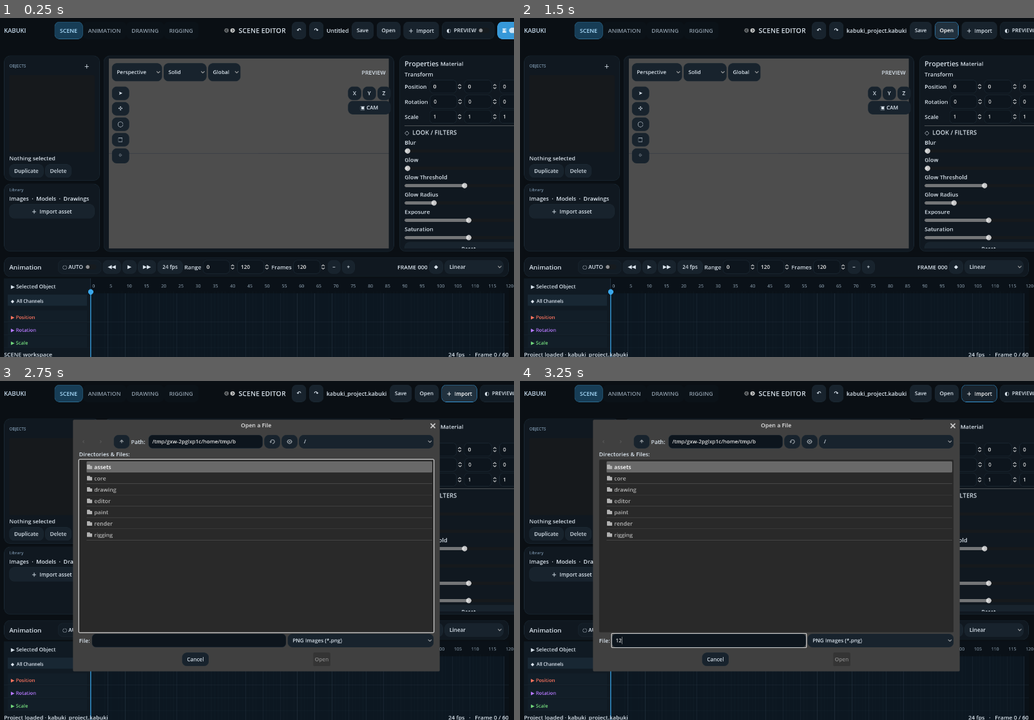
Above: before the commit, frames 1-4 (two rows, left to right).
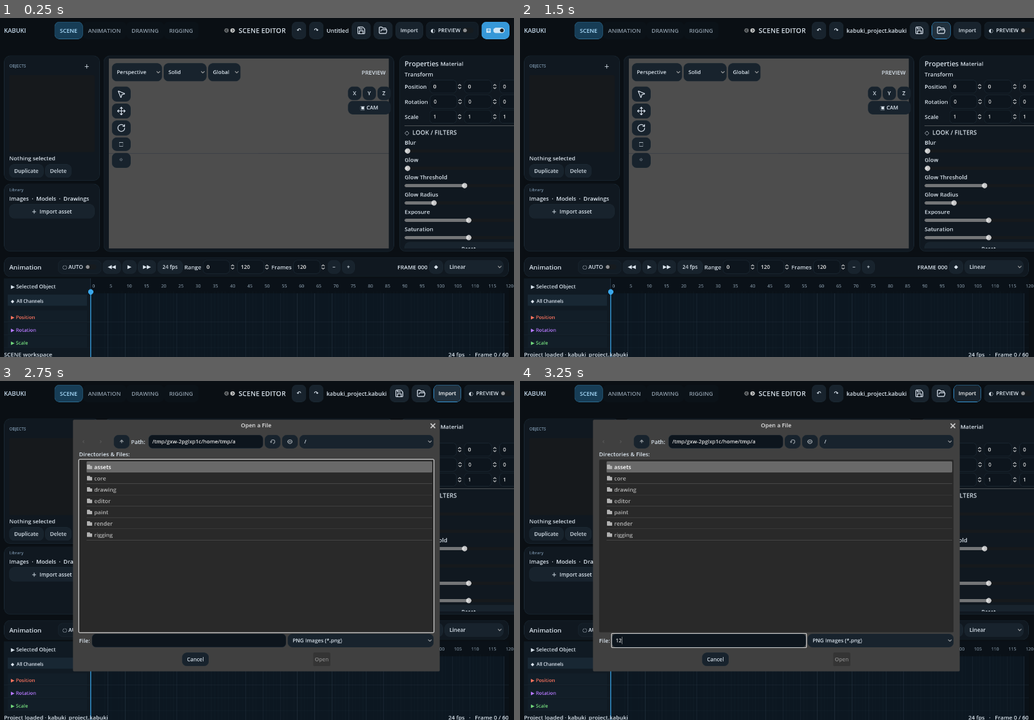
Above: after the commit, the same moments.

Repository: Onnevan/Kabuki
Game: Godot game, scene res://editor/main.tscn
Same seed, same stepped clock (60 frames per second), same inputs: the game is played once before the commit and once after it.
Inputs (mouse positions are in pixels of both pictures, inside the frame that each line leads up to; where the layout moved, square brackets give the same spot in the first picture):
- Up to frame 1 (0.25 s): no input
- Up to frame 2 (1.5 s): click (879, 31) [884, 31] at 0.5 s; click (941, 31) [946, 31] at 1.25 s
- Up to frame 3 (2.75 s): click "＋ Import" (after the commit: "Import") at 2 s
- Up to frame 4 (3.25 s): click (710, 642) at 2.77 s; type "12" at 2.85 s

The runs differ from the first frame. In frame 1, 0.9% of the frame differs, in the area x 21-100%, y 1-45%; in frame 2, 0.7%; in frame 3, 0.5%; in frame 4, 0.4%.

Commit message:
Adopt Lucide icons for primary editor controls

Diff:
--- a/editor/main.tscn
+++ b/editor/main.tscn
@@ -7,6 +7,16 @@
 [ext_resource path="res://editor/frame_timeline.gd" type="Script" id="5"]
 [ext_resource path="res://render/effects_engine.gd" type="Script" id="6"]
 [ext_resource path="res://paint/drawing_canvas.gd" type="Script" id="7"]
+[ext_resource path="res://assets/icons/lucide/undo-2.svg" type="Texture2D" id="8"]
+[ext_resource path="res://assets/icons/lucide/redo-2.svg" type="Texture2D" id="9"]
+[ext_resource path="res://assets/icons/lucide/save.svg" type="Texture2D" id="10"]
+[ext_resource path="res://assets/icons/lucide/folder-open.svg" type="Texture2D" id="11"]
+[ext_resource path="res://assets/icons/lucide/import.svg" type="Texture2D" id="12"]
+[ext_resource path="res://assets/icons/lucide/grid-3x3.svg" type="Texture2D" id="13"]
+[ext_resource path="res://assets/icons/lucide/mouse-pointer-2.svg" type="Texture2D" id="14"]
+[ext_resource path="res://assets/icons/lucide/move.svg" type="Texture2D" id="15"]
+[ext_resource path="res://assets/icons/lucide/rotate-cw.svg" type="Texture2D" id="16"]
+[ext_resource path="res://assets/icons/lucide/scaling.svg" type="Texture2D" id="17"]
 
 [node name="Main" type="Control"]
 layout_mode=3
@@ -62,12 +72,12 @@
 vertical_alignment=1
 [node name="SaveProject" type="Button" parent="TopBar"]
 unique_name_in_owner=true
-text="Save"
+icon=ExtResource("10")\ntooltip_text="Save project"
 [node name="LoadProject" type="Button" parent="TopBar"]
 unique_name_in_owner=true
-text="Open"
+icon=ExtResource("11")\ntooltip_text="Open project"
 [node name="Import" type="Button" parent="TopBar"]
-text="＋  Import"
+text="Import"\nicon=ExtResource("12")
 [node name="PreviewMode" type="CheckButton" parent="TopBar"]
 unique_name_in_owner=true
 text="Preview"
@@ -368,7 +378,7 @@
 [node name="BitmapRect" type="Button" parent="DrawingToolRail"]
 custom_minimum_size=Vector2(50,50)
 unique_name_in_owner=true
-text="□"
+icon=ExtResource("17")\ntooltip_text="Scale"
 tooltip_text="Rectangle"
 [node name="BitmapEllipse" type="Button" parent="DrawingToolRail"]
 custom_minimum_size=Vector2(50,50)
@@ -590,11 +600,11 @@
 offset_bottom=350.0
 theme_override_constants/separation=5
 [node name="SelectTool" type="Button" parent="ToolRail"]
-text="➤"
+icon=ExtResource("14")\ntooltip_text="Select"
 [node name="MoveTool" type="Button" parent="ToolRail"]
-text="✣"
+icon=ExtResource("15")\ntooltip_text="Move"
 [node name="RotateTool" type="Button" parent="ToolRail"]
-text="◯"
+icon=ExtResource("16")\ntooltip_text="Rotate"
 [node name="ScaleTool" type="Button" parent="ToolRail"]
 text="□"
 [node name="FrameSelected" type="Button" parent="ToolRail"]
Not shown: 1 places in editor/main.tscn that only renumber resources
